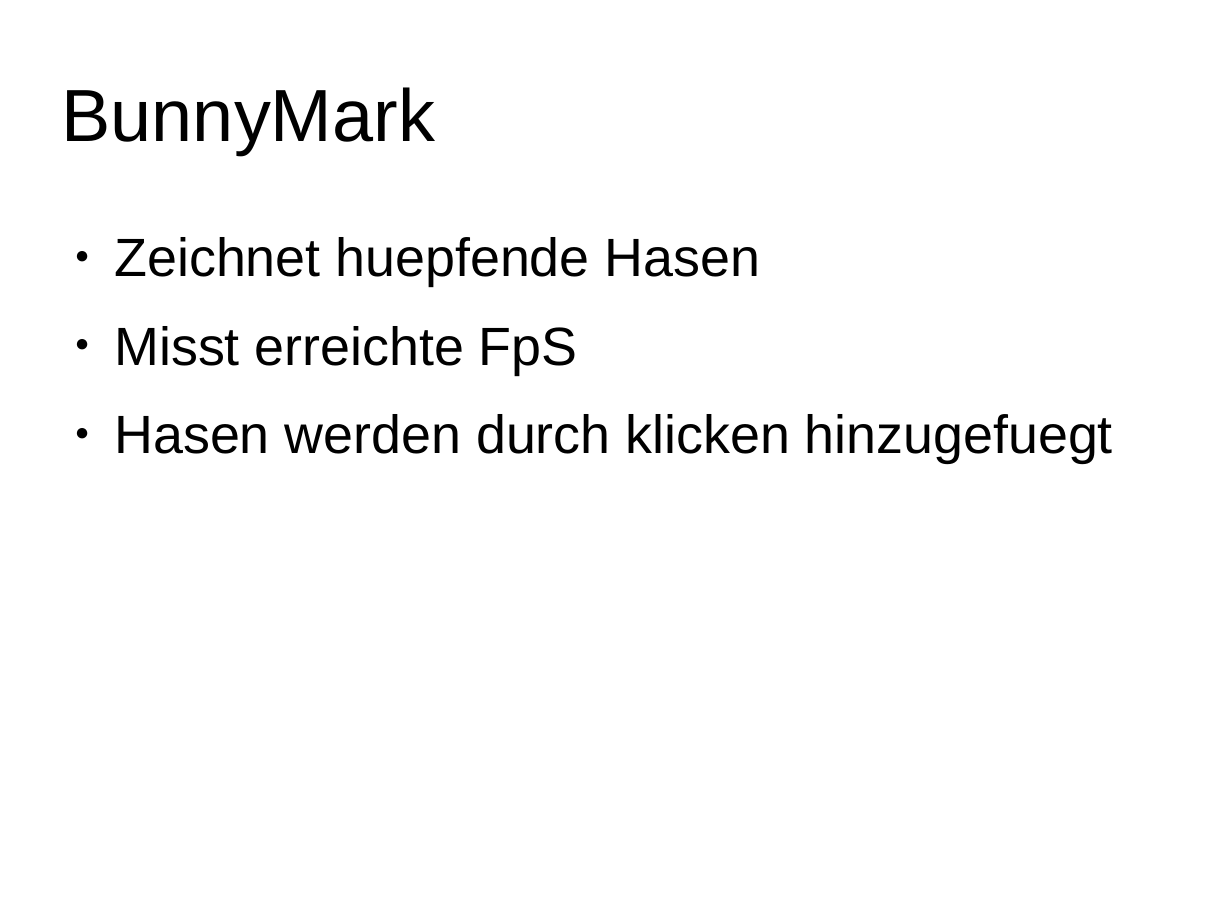
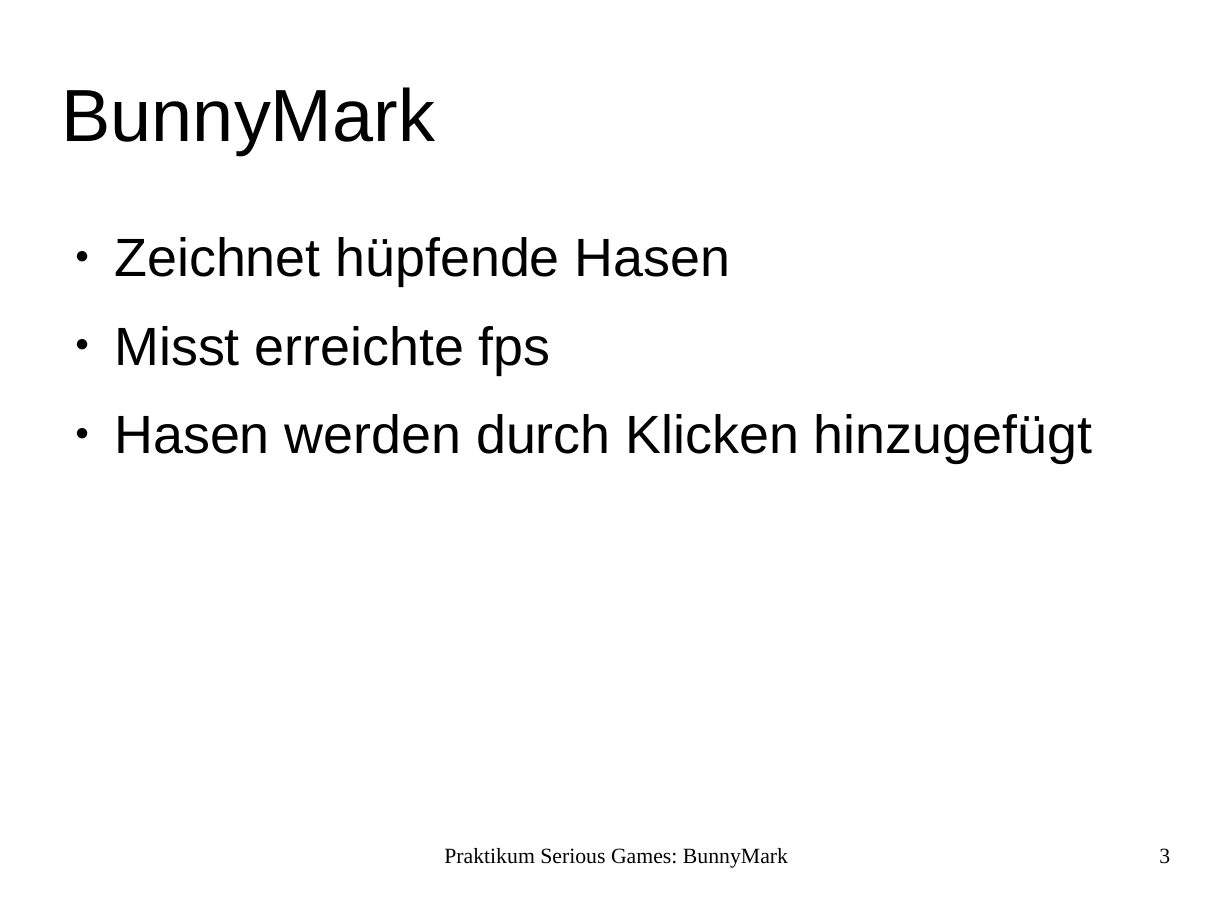
Before and after one commit to LiXiling/bunnysuite, a slide deck: slide 3 of Ausarbeitung/Presentation.odp. Drawn at 1232x924 pixels with LibreOffice and Linux fonts; fonts in the diff are those of the drawing; background and template pictures are left out. Boxes give left, top, right and bottom in pixels: in the first picture for what was removed or moved away, otherwise in the second. Text is boxed around its words. In the diff, an @@ line names an element or a change of style, - is before the commit and + after.

```diff
--- a/Ausarbeitung/Presentation.odp
+++ b/Ausarbeitung/Presentation.odp
@@ text at <box>114,237,1092,463</box>: text changed @@
-● Zeichnet huepfende Hasen
-● Misst erreichte FpS
-● Hasen werden durch klicken hinzugefuegt
+● Zeichnet hüpfende Hasen
+● Misst erreichte fps
+● Hasen werden durch Klicken hinzugefügt
@@ text added at <box>444,848,788,868</box>, 14 pt, text #000000 @@
+Praktikum Serious Games: BunnyMark
@@ page number added at <box>1159,848,1170,864</box>, 14 pt, text #000000 @@
+3
```
Also in this commit, not shown: 5 other slides changed, 2 other files.
